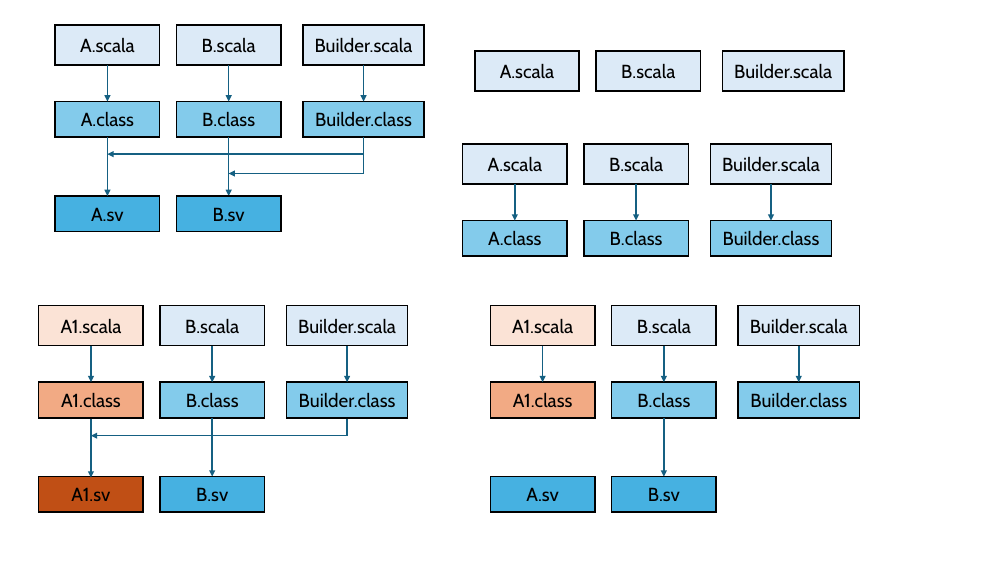
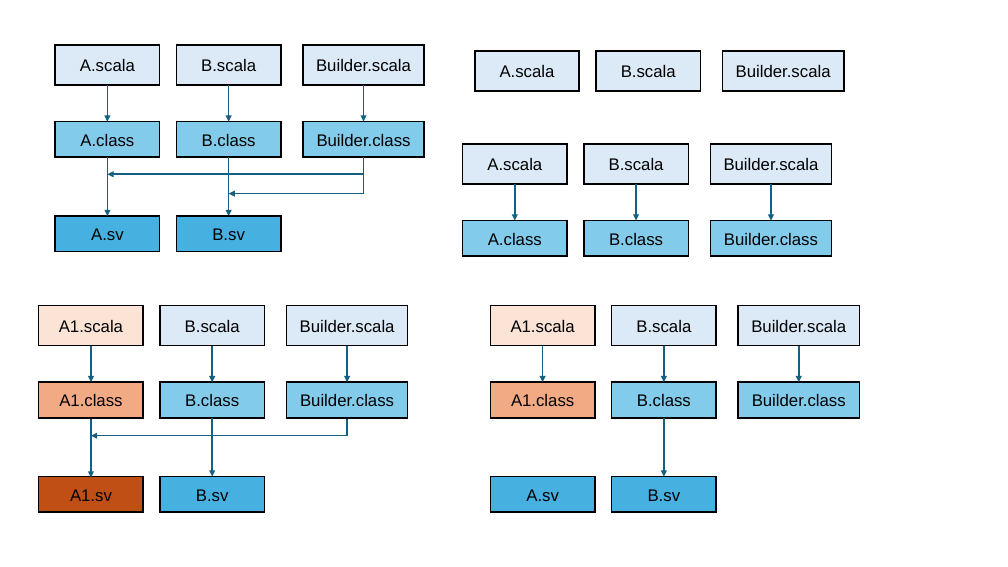
Before and after one commit to vighneshiyer/publications, a slide deck: slide 2 of figs/latte24/figs.pptx. Drawn at 1008x567 pixels with LibreOffice and Linux fonts; fonts in the diff are those of the drawing. Boxes give left, top, right and bottom in pixels: in the first picture for what was removed or moved away, otherwise in the second. Text is boxed around its words. In the diff, an @@ line names an element or a change of style, - is before the commit and + after.

```diff
--- a/figs/latte24/figs.pptx
+++ b/figs/latte24/figs.pptx
@@ 8 rectangles, 5 arrows, 2 elbow arrows: place and size @@
-8 rectangles, 5 arrows, 2 elbow arrows at bbox=[55, 25, 424, 231]
+8 rectangles, 5 arrows, 2 elbow arrows at bbox=[55, 45, 424, 252]
@@ size 18 to 16 pt, font Cabin to Arial in 33 elements at bbox=[475, 51, 579, 91], bbox=[596, 51, 700, 91], bbox=[723, 51, 844, 91], bbox=[463, 144, 567, 184], bbox=[584, 144, 688, 184], bbox=[463, 221, 567, 256], bbox=[584, 221, 688, 256], bbox=[711, 144, 832, 185], bbox=[711, 221, 832, 256], bbox=[491, 306, 595, 346], bbox=[612, 306, 716, 346], bbox=[491, 382, 595, 417], bbox=[612, 382, 716, 417], bbox=[738, 306, 859, 346], bbox=[738, 382, 859, 417], bbox=[612, 476, 716, 512], bbox=[491, 476, 595, 512], bbox=[39, 306, 143, 346], bbox=[160, 306, 265, 346], bbox=[39, 382, 143, 417], bbox=[160, 382, 265, 417], bbox=[287, 306, 408, 346], bbox=[287, 382, 408, 417], bbox=[160, 476, 265, 512], bbox=[39, 476, 143, 512], bbox=[55, 45, 160, 85], bbox=[176, 45, 281, 85], bbox=[55, 122, 160, 157], bbox=[176, 122, 281, 157], bbox=[303, 45, 424, 85], bbox=[303, 122, 424, 157], bbox=[176, 216, 281, 252], bbox=[55, 216, 160, 252] @@
```
Also in this commit, not shown: 7 other slides changed, 2 slides added, 1 slide removed, 8 other files.
